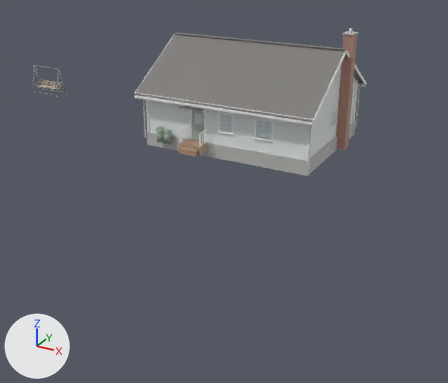
An edit to the Blender file Tools/Blender/Environment.blend, drawn before and after from the same camera.
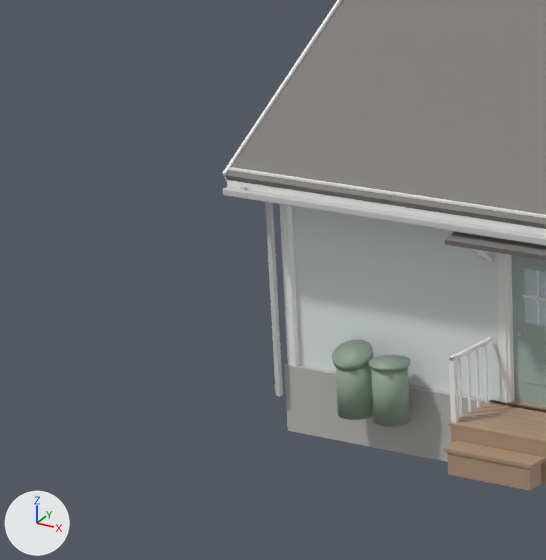
The first picture shows the older version from a 50 mm lens placed at (19.3, -39.6, 14.1), pointed at (0.7, -5.8, -2.8). The close-ups show the older and then the newer version on the part from 20% to 44% of the width and 15% to 44% of the height of that picture. Only the edits that show in the close-ups are written down. Lighting does not change. The marker at lower left points along +X, +Y and +Z.

In view in the first close-up: 'Casa_Estructura', 'Casa_Exterior', 'Casa_Puerta', 'Casa_Techo'.
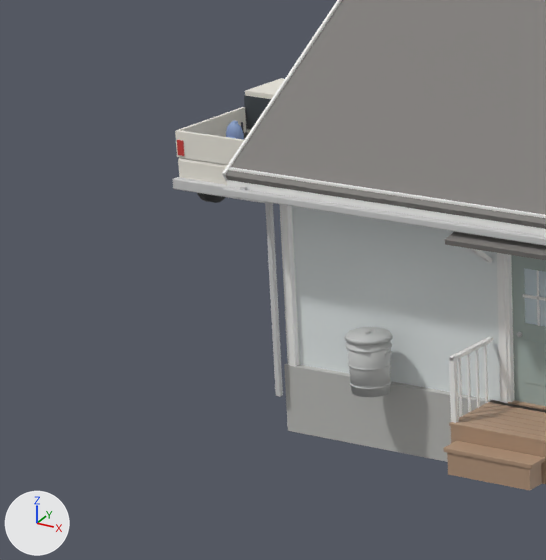
Location of each change, [x1, y1, x2, y2] in pixels of the close-ups (546 x 560 px):
'Casa_Camioneta', added: after [173, 78, 285, 203]
    faces in mat_m_auto_pintura (white #edeadf): [175, 78, 285, 185]
    faces in mat_m_casa_metal (light grey #cbcbcb): [173, 177, 265, 203]
    faces in mat_m_auto_vidrio (dark grey #3f454b): [244, 95, 271, 129]
    faces in mat_m_auto_llanta (dark grey #3f3f3f): [197, 193, 225, 203]
'Casa_Tacho', added: after [345, 327, 393, 397]
'Casa_Mochila', added: after [226, 120, 244, 140]
    faces in mat_m_prop_mochila (blue #89a0cb): [226, 120, 244, 140]
part 1 of me_casa_exterior, deleted: before [371, 368, 410, 427]
part 2 of me_casa_exterior, deleted: before [369, 355, 410, 371]
part 3 of me_casa_exterior, deleted: before [336, 364, 373, 420]
part 4 of me_casa_exterior, deleted: before [332, 339, 374, 371]

Diff of the bpy script that builds the scene:
```diff
--- a/Tools/Blender/Environment.blend.py
+++ b/Tools/Blender/Environment.blend.py
@@ me_casa_exterior @@
-me_casa_exterior.from_pydata(...)  # 2428 vertices, 2090 faces; spans x -6.95..6.86, y -6.05..5.85, z -0.9..7.42
+me_casa_exterior.from_pydata(...)  # 2300 vertices, 2018 faces; spans x -6.95..6.86, y -6.05..5.85, z -0.9..7.42
+# me_casa_exterior part 1: the loose piece of 32 vertices spanning x -4.46..-3.94, y -5.31..-4.79, z -0.4..0.42 is deleted
+# me_casa_exterior part 2: the loose piece of 32 vertices spanning x -4.49..-3.91, y -5.34..-4.76, z 0.42..0.47 is deleted
+# me_casa_exterior part 3: the loose piece of 32 vertices spanning x -5.06..-4.54, y -5.31..-4.79, z -0.4..0.42 is deleted
+# me_casa_exterior part 4: the loose piece of 32 vertices spanning x -5.09..-4.51, y -5.36..-4.78, z 0.31..0.63 is deleted
 me_casa_exterior.materials.append(mat_m_casa_ladrillo)
@@ me_casa_exterior @@
 me_casa_exterior.materials.append(mat_m_casa_lena)
-me_casa_exterior.materials.append(mat_m_columpio_metal)  # grey #95a695
@@ ob_casa_mochila @@
+ob_casa_mochila = bpy.data.objects.new('Casa_Mochila', me_casa_mochila)  # 314 vertices, 340 faces; spans x -0.161..0.172, y -0.159..0.118, z 0.002..0.498; in mat_m_prop_mochila (blue #89a0cb), mat_m_casa_negro (dark grey #3f3f3f)
+ob_casa_mochila.location = (-11.75, 1.75, 1.0)
@@ ob_casa_camioneta @@
+ob_casa_camioneta = bpy.data.objects.new('Casa_Camioneta', me_casa_camioneta)  # 768 vertices, 612 faces; spans x -1.05..1.05, y -2.62..2.63, z 0.0..1.7; in mat_m_auto_pintura (white #edeadf), mat_m_auto_vidrio (dark grey #3f454b), mat_m_casa_negro (dark grey #3f3f3f), mat_m_auto_llanta (dark grey #3f3f3f), mat_m_casa_metal (light grey #cbcbcb), mat_m_casa_esmalte (white #edece7), mat_m_auto_luz (red #cb3f38)
+ob_casa_camioneta.location = (-11.5, 3.5, 0.0)
@@ ob_casa_tacho @@
+ob_casa_tacho = bpy.data.objects.new('Casa_Tacho', me_casa_tacho)  # 424 vertices, 284 faces; spans x -0.335..0.335, y -0.335..0.335, z 0.0..0.875; in mat_m_prop_galvanizado (light grey #c4c5c4)
+ob_casa_tacho.location = (-4.5, -5.1, 0.0)
```
